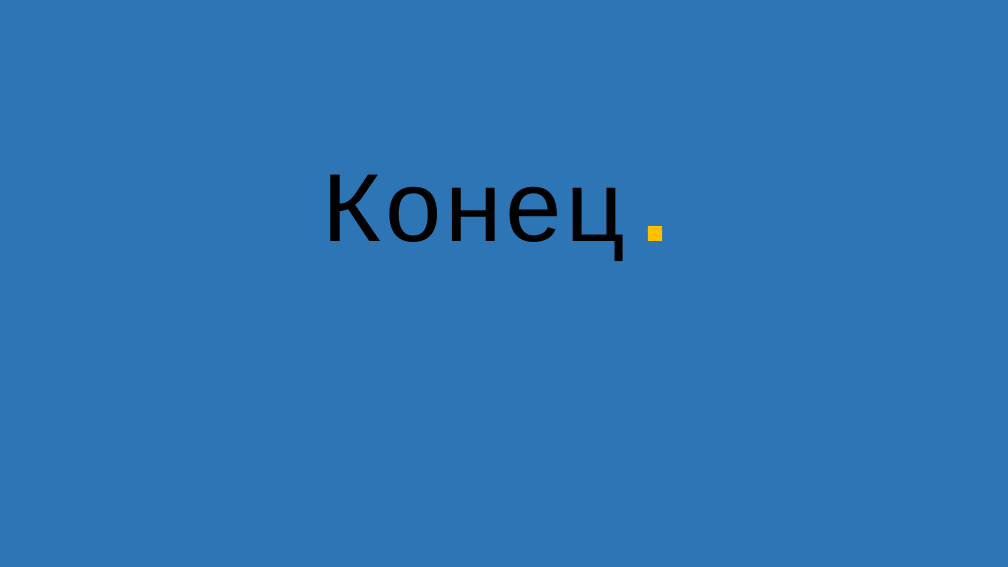
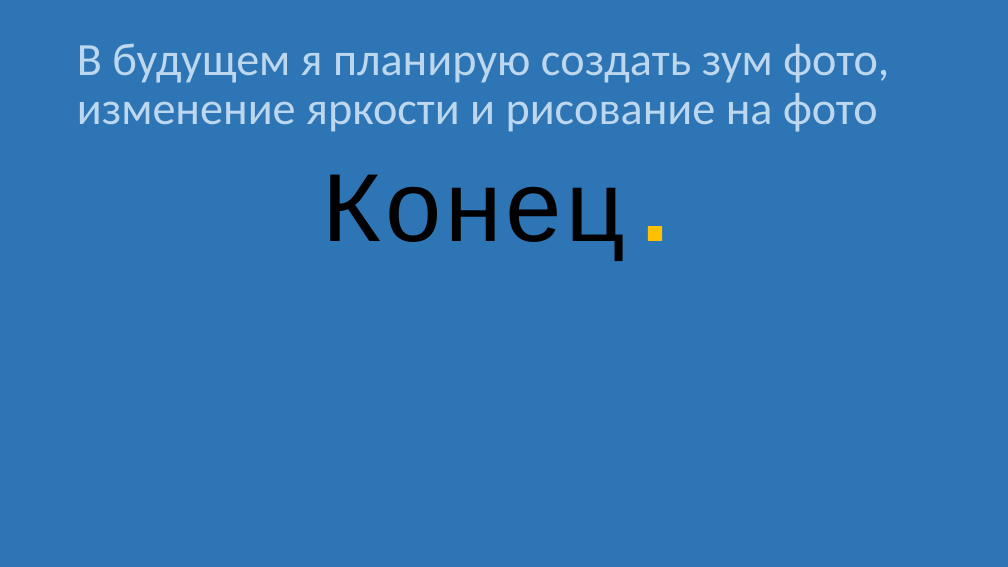
Before and after one commit to RyoLyolik/Python_Photo-Edit, a slide deck: slide 18 of Project.pptx. Drawn at 1008x567 pixels with LibreOffice and Linux fonts; fonts in the diff are those of the drawing. Boxes give left, top, right and bottom in pixels: in the first picture for what was removed or moved away, otherwise in the second. Text is boxed around its words. In the diff, an @@ line names an element or a change of style, - is before the commit and + after.

```diff
--- a/Project.pptx
+++ b/Project.pptx
@@ title added at (77,43,889,132), 44 pt, text #BDD7EE @@
+В будущем я планирую создать зум фото, изменение яркости и рисование на фото
```
Also in this commit, not shown: 2 other files.
